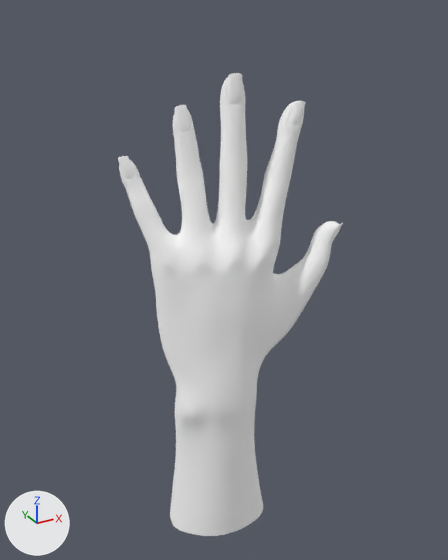
The glTF model src/Pages/Customize/Configurator/models/Accessories/round_nails.glb as it was, and as the next commit left it.
Both versions are drawn from a 50 mm camera at (-0.564, -0.953, 0.37) aimed at (-0.025, 0.029, -0.12). Lighting does not change. The marker at lower left points along +X, +Y and +Z. Vertices at the same position are counted once.

The older version as bpy lines, for what is in view:
```python
me_hand_geo_lambert1_0_002 = bpy.data.meshes.new('hand_geo_lambert1_0.002')
me_hand_geo_lambert1_0_002.from_pydata(...)  # 16937 vertices, 33824 faces; spans x -0.212..0.188, y -0.09..0.085, z -0.66..0.266
me_hand_geo_lambert1_0_002.materials.append(mat_lambert1_002)  # white #ffffff
me_nagel_daumen_geo_lambert1_0_002 = bpy.data.meshes.new('nagel_daumen_geo_lambert1_0.002')
me_nagel_daumen_geo_lambert1_0_002.from_pydata(...)  # 3850 vertices, 7680 faces; spans x -0.214..0.192, y -0.067..0.059, z -0.05..0.269
me_nagel_daumen_geo_lambert1_0_002.materials.append(mat_lambert1_002)  # white #ffffff
ob_nailhands = bpy.data.objects.new('nailHands', me_hand_geo_lambert1_0_002)
ob_nailhands.location = (0.0, 0.0, 0.0)
ob_nails = bpy.data.objects.new('nails', me_nagel_daumen_geo_lambert1_0_002)
ob_nails.location = (0.0, 0.0, 0.0)
```
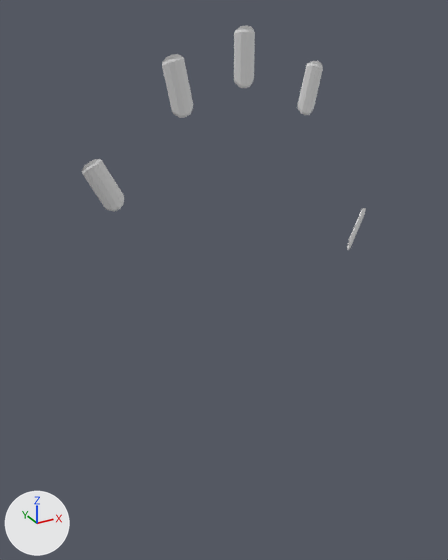
Location of each change, (x1, y1, x2, y2) in pixels of the pictures (448 x 560 px):
'nailHands', deleted: before (119, 77, 339, 536)
'nails', reshaped (26% wider, 32% taller): before (118, 73, 343, 243); after (82, 25, 366, 250)
part 1 of me_nagel_daumen_geo_lambert1_0_002, cut back: before (175, 73, 305, 132); after (162, 25, 323, 118)
part 2 of me_nagel_daumen_geo_lambert1_0_002, cut back: before (330, 223, 343, 243); after (347, 208, 366, 250)
part 3 of me_nagel_daumen_geo_lambert1_0_002, cut back: before (118, 156, 134, 177); after (82, 159, 124, 212)

What changed in the scene script:
```text
Change me_nagel_daumen_geo_lambert1_0_002:
    used by ob_nails; location = (0.0, 0.0, 0.0)
    remove me_nagel_daumen_geo_lambert1_0_002.from_pydata(...)  # 3850 vertices, 7680 faces; spans x -0.214..0.192, y -0.067..0.059, z -0.05..0.269
    remove me_nagel_daumen_geo_lambert1_0_002.materials.append(mat_lambert1_002)  # white #ffffff
    add me_nagel_daumen_geo_lambert1_0_002.from_pydata(...)  # 199 vertices, 378 faces; spans x -0.3..0.295, y -0.039..0.008, z -0.088..0.344
    me_nagel_daumen_geo_lambert1_0_002 part 1: 2310 vertices removed from x -0.118..0.109, y -0.03..0.032, z 0.176..0.269; 119 vertices added at x -0.159..0.152, y -0.023..-0.014, z 0.192..0.344
    me_nagel_daumen_geo_lambert1_0_002 part 2: 770 vertices removed from x 0.154..0.192, y -0.067..-0.049, z -0.05..-0.008; 40 vertices added at x 0.226..0.295, y -0.039..0.008, z -0.088..-0.007
    me_nagel_daumen_geo_lambert1_0_002 part 3: 770 vertices removed from x -0.214..-0.191, y 0.045..0.059, z 0.103..0.138; 40 vertices added at x -0.3..-0.234, y -0.022..-0.014, z 0.067..0.155
Remove ob_nailhands:
    ob_nailhands = bpy.data.objects.new('nailHands', me_hand_geo_lambert1_0_002)
    ob_nailhands.location = (0.0, 0.0, 0.0)
```
